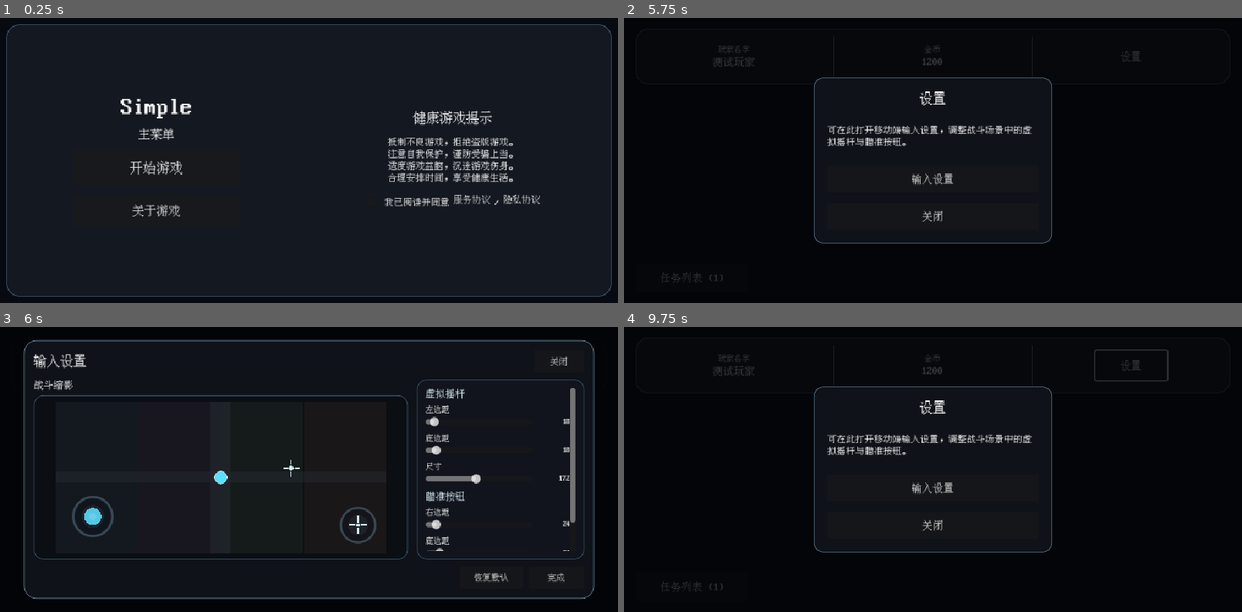
Above: before the commit, frames 1-4 (two rows, left to right).
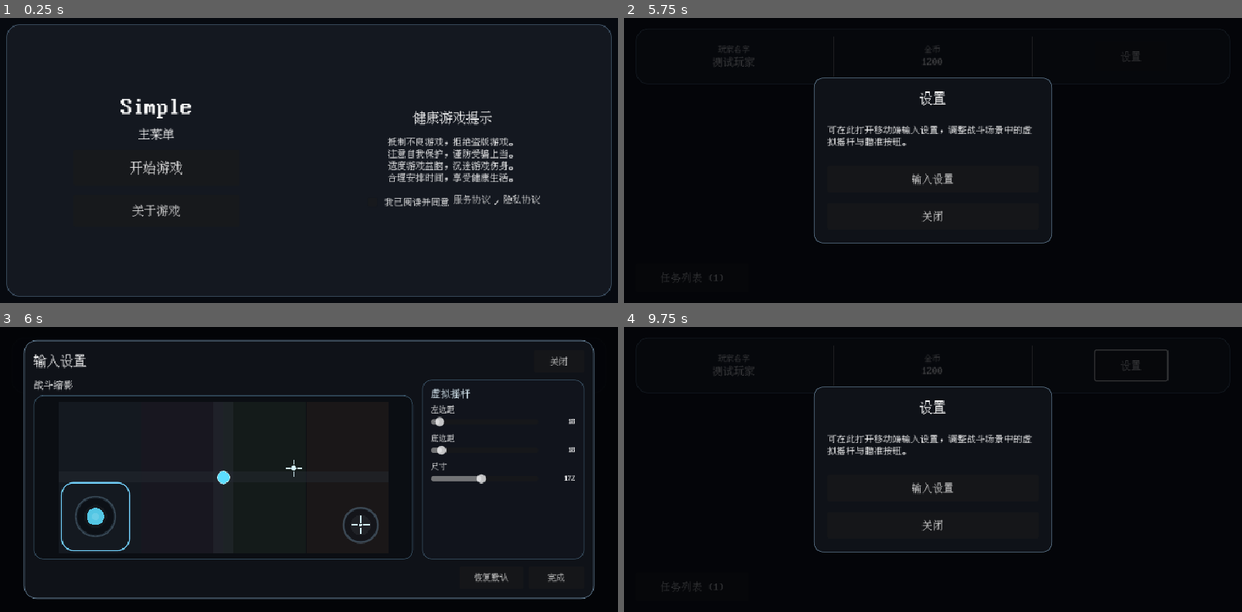
Above: after the commit, the same moments.

Repository: xunx-ii/Simple
Game: Godot game, scene res://scenes/main_menu.tscn
The game is run twice, just before and just after one commit, with the same random seed, the same clock (stepped at 60 frames per second) and the same inputs.
Inputs (mouse positions are in pixels of both pictures, inside the frame that each line leads up to):
- Up to frame 1 (0.25 s): no input
- Up to frame 2 (5.75 s): click "开始游戏" at 0.5 s; click "开始游戏" at 1.25 s; click "关于游戏" at 2 s; click (994, 203) at 2.75 s; click "是" at 3.5 s; click "设置" at 4.25 s; click "任务列表 (1)" at 5 s
- Up to frame 3 (6 s): click "输入设置" at 5.75 s
- Up to frame 4 (9.75 s): click "关闭" at 6.5 s; click "关闭" at 7.25 s; tap Enter at 8, 9.5 s; move the mouse to (1068, 455) at 8.02 s; hold D 8.03-8.75 s; tap Shift at 8.1 s; click (1068, 455) at 8.17 s; tap Space at 8.27, 8.75 s; drag from (809, 483) to (902, 526) at 8.77 s; move the mouse to (994, 406) at 9.52 s; hold D from 9.53 s (still down); tap Tab at 9.6 s; click (994, 406) at 9.67 s

Frames 1-2 are identical in both runs. In frame 3, 2.9% of the frame differs, in the area x 9-94%, y 18-82%; in frame 4, nothing differs.

Commit message:
改为预览选中式输入设置编辑

Diff:
--- a/scripts/ui/input_settings_dialog.gd
+++ b/scripts/ui/input_settings_dialog.gd
@@ -8,16 +8,27 @@
 const UITextsScript = preload("res://scripts/ui/ui_texts.gd")
 const UIFont = preload("res://assets/fonts/vonwaon.ttf")
 
+const SECTION_JOYSTICK := "joystick"
+const SECTION_AIM_BUTTON := "aim_button"
+const ROW_PRIMARY_MARGIN := "primary_margin"
+const ROW_BOTTOM_MARGIN := "margin_bottom"
+const ROW_SIZE := "size"
+
 var current_settings: Dictionary = {}
 var is_syncing_controls: bool = false
+var selected_section := SECTION_JOYSTICK
+var slider_labels: Dictionary = {}
 var slider_controls: Dictionary = {}
 var value_labels: Dictionary = {}
+var preview_selectors: Dictionary = {}
+var preview_selection_frames: Dictionary = {}
 
 var backdrop: ColorRect
 var dialog_panel: PanelContainer
 var preview_root: Control
 var preview_joystick: Control
 var preview_aim_button: Button
+var controls_title_label: Label
 
 
 func _ready() -> void:
@@ -151,7 +162,7 @@
 
 	preview_root = Control.new()
 	preview_root.clip_contents = true
-	preview_root.custom_minimum_size = Vector2(320.0, 148.0)
+	preview_root.custom_minimum_size = Vector2(340.0, 157.0)
 	preview_root.size_flags_horizontal = Control.SIZE_EXPAND_FILL
 	preview_root.size_flags_vertical = Control.SIZE_EXPAND_FILL
 	aspect.add_child(preview_root)
@@ -160,7 +171,7 @@
 	_build_preview_scene(preview_root)
 
 	var controls_panel := PanelContainer.new()
-	controls_panel.custom_minimum_size = Vector2(252.0, 0.0)
+	controls_panel.custom_minimum_size = Vector2(244.0, 0.0)
 	controls_panel.size_flags_horizontal = Control.SIZE_FILL
 	controls_panel.size_flags_vertical = Control.SIZE_EXPAND_FILL
 	controls_panel.add_theme_stylebox_override(
@@ -173,26 +184,21 @@
 	UIThemeHelperScript.set_margin(controls_margin, 12, 12, 12, 12)
 	controls_panel.add_child(controls_margin)
 
-	var controls_scroll := ScrollContainer.new()
-	controls_scroll.size_flags_horizontal = Control.SIZE_EXPAND_FILL
-	controls_scroll.size_flags_vertical = Control.SIZE_EXPAND_FILL
-	controls_margin.add_child(controls_scroll)
-
 	var controls_layout := VBoxContainer.new()
 	controls_layout.size_flags_horizontal = Control.SIZE_EXPAND_FILL
 	controls_layout.size_flags_vertical = Control.SIZE_EXPAND_FILL
 	controls_layout.add_theme_constant_override("separation", 10)
-	controls_scroll.add_child(controls_layout)
-
-	controls_layout.add_child(_build_section_title(UITextsScript.INPUT_SETTINGS_JOYSTICK_SECTION))
-	controls_layout.add_child(_create_slider_row("joystick", "margin_left", UITextsScript.INPUT_SETTINGS_LEFT_MARGIN, 8.0, 280.0, 1.0))
-	controls_layout.add_child(_create_slider_row("joystick", "margin_bottom", UITextsScript.INPUT_SETTINGS_BOTTOM_MARGIN, 8.0, 180.0, 1.0))
-	controls_layout.add_child(_create_slider_row("joystick", "size", UITextsScript.INPUT_SETTINGS_SIZE, 112.0, 240.0, 1.0))
-
-	controls_layout.add_child(_build_section_title(UITextsScript.INPUT_SETTINGS_AIM_BUTTON_SECTION))
-	controls_layout.add_child(_create_slider_row("aim_button", "margin_right", UITextsScript.INPUT_SETTINGS_RIGHT_MARGIN, 8.0, 280.0, 1.0))
-	controls_layout.add_child(_create_slider_row("aim_button", "margin_bottom", UITextsScript.INPUT_SETTINGS_BOTTOM_MARGIN, 8.0, 180.0, 1.0))
-	controls_layout.add_child(_create_slider_row("aim_button", "size", UITextsScript.INPUT_SETTINGS_SIZE, 88.0, 220.0, 1.0))
+	controls_margin.add_child(controls_layout)
+
+	controls_title_label = _build_section_title("")
+	controls_layout.add_child(controls_title_label)
+	controls_layout.add_child(_create_slider_row(ROW_PRIMARY_MARGIN))
+	controls_layout.add_child(_create_slider_row(ROW_BOTTOM_MARGIN))
+	controls_layout.add_child(_create_slider_row(ROW_SIZE))
+
+	var controls_spacer := Control.new()
+	controls_spacer.size_flags_vertical = Control.SIZE_EXPAND_FILL
+	controls_layout.add_child(controls_spacer)
 
 	var footer_row := HBoxContainer.new()
 	footer_row.add_theme_constant_override("separation", 8)
@@ -281,6 +287,8 @@
 	preview_joystick = VirtualJoystickScript.new()
 	root.add_child(preview_joystick)
 	preview_joystick.mouse_filter = Control.MOUSE_FILTER_IGNORE
+	if preview_joystick.has_method("set_controls_enabled"):
+		preview_joystick.set_controls_enabled(false)
 	if preview_joystick.has_method("reset_input"):
 		preview_joystick.reset_input()
 
@@ -288,6 +296,11 @@
 	root.add_child(preview_aim_button)
 	preview_aim_button.mouse_filter = Control.MOUSE_FILTER_IGNORE
 	preview_aim_button.disabled = false
+
+	_create_preview_selector(SECTION_JOYSTICK)
+	_create_preview_selector(SECTION_AIM_BUTTON)
+	_create_preview_selection_frame(SECTION_JOYSTICK)
+	_create_preview_selection_frame(SECTION_AIM_BUTTON)
 
 
 func _build_preview_crosshair(root: Control) -> void:
@@ -334,19 +347,43 @@
 	parent.add_child(segment)
 
 
-func _create_slider_row(
-	section_name: String,
-	key_name: String,
-	label_text: String,
-	min_value: float,
-	max_value: float,
-	step: float
-) -> Control:
+func _create_preview_selector(section_name: String) -> void:
+	var selector := Control.new()
+	selector.mouse_filter = Control.MOUSE_FILTER_STOP
+	selector.mouse_default_cursor_shape = Control.CURSOR_POINTING_HAND
+	selector.gui_input.connect(_on_preview_selector_gui_input.bind(section_name))
+	preview_root.add_child(selector)
+	preview_selectors[section_name] = selector
+
+
+func _create_preview_selection_frame(section_name: String) -> void:
+	var frame := PanelContainer.new()
+	frame.mouse_filter = Control.MOUSE_FILTER_IGNORE
+	frame.add_theme_stylebox_override("panel", _build_selection_frame_style())
+	preview_root.add_child(frame)
+	preview_selection_frames[section_name] = frame
+
+
+func _build_selection_frame_style() -> StyleBoxFlat:
+	var style := StyleBoxFlat.new()
+	style.bg_color = Color(0.0, 0.0, 0.0, 0.0)
+	style.border_width_left = 2
+	style.border_width_top = 2
+	style.border_width_right = 2
+	style.border_width_bottom = 2
+	style.border_color = Color(0.454902, 0.827451, 1.0, 0.96)
+	style.corner_radius_top_left = 18
+	style.corner_radius_top_right = 18
+	style.corner_radius_bottom_right = 18
+	style.corner_radius_bottom_left = 18
+	return style
+
+
+func _create_slider_row(row_id: String) -> Control:
 	var row := VBoxContainer.new()
 	row.add_theme_constant_override("separation", 4)
 
 	var label := Label.new()
-	label.text = label_text
 	_apply_dialog_font(label, 12)
 	row.add_child(label)
 
@@ -355,11 +392,9 @@
 	row.add_child(controls_row)
 
 	var slider := HSlider.new()
-	slider.min_value = min_value
-	slider.max_value = max_value
-	slider.step = step
+	slider.step = 1.0
 	slider.size_flags_horizontal = Control.SIZE_EXPAND_FILL
-	slider.value_changed.connect(_on_slider_value_changed.bind(section_name, key_name))
+	slider.value_changed.connect(_on_slider_value_changed.bind(row_id))
 	controls_row.add_child(slider)
 
 	var value_label := Label.new()
@@ -368,9 +403,9 @@
 	_apply_dialog_font(value_label, 11)
 	controls_row.add_child(value_label)
 
-	var slider_id := "%s.%s" % [section_name, key_name]
-	slider_controls[slider_id] = slider
-	value_labels[slider_id] = value_label
+	slider_labels[row_id] = label
+	slider_controls[row_id] = slider
+	value_labels[row_id] = value_label
 	return row
 
 
@@ -382,11 +417,87 @@
 	return label
 
 
-func _on_slider_value_changed(value: float, section_name: String, key_name: String) -> void:
+func _get_section_config(section_name: String) -> Dictionary:
+	if section_name == SECTION_AIM_BUTTON:
+		return {
+			"title": UITextsScript.INPUT_SETTINGS_AIM_BUTTON_SECTION,
+			"fields": [
+				{
+					"row_id": ROW_PRIMARY_MARGIN,
+					"key": "margin_right",
+					"label": UITextsScript.INPUT_SETTINGS_RIGHT_MARGIN,
+					"min": 8.0,
+					"max": 280.0,
+					"step": 1.0
+				},
+				{
+					"row_id": ROW_BOTTOM_MARGIN,
+					"key": "margin_bottom",
+					"label": UITextsScript.INPUT_SETTINGS_BOTTOM_MARGIN,
+					"min": 8.0,
+					"max": 180.0,
+					"step": 1.0
+				},
+				{
+					"row_id": ROW_SIZE,
+					"key": "size",
+					"label": UITextsScript.INPUT_SETTINGS_SIZE,
+					"min": MobileInputSettingsScript.MIN_AIM_BUTTON_SIZE,
+					"max": MobileInputSettingsScript.MAX_AIM_BUTTON_SIZE,
+					"step": 1.0
+				}
+			]
+		}
+
+	return {
+		"title": UITextsScript.INPUT_SETTINGS_JOYSTICK_SECTION,
+		"fields": [
+			{
+				"row_id": ROW_PRIMARY_MARGIN,
+				"key": "margin_left",
+				"label": UITextsScript.INPUT_SETTINGS_LEFT_MARGIN,
+				"min": 8.0,
+				"max": 280.0,
+				"step": 1.0
+			},
+			{
+				"row_id": ROW_BOTTOM_MARGIN,
+				"key": "margin_bottom",
+				"label": UITextsScript.INPUT_SETTINGS_BOTTOM_MARGIN,
+				"min": 8.0,
+				"max": 180.0,
+				"step": 1.0
+			},
+			{
+				"row_id": ROW_SIZE,
+				"key": "size",
+				"label": UITextsScript.INPUT_SETTINGS_SIZE,
+				"min": MobileInputSettingsScript.MIN_JOYSTICK_SIZE,
+				"max": MobileInputSettingsScript.MAX_JOYSTICK_SIZE,
+				"step": 1.0
+			}
+		]
+	}
+
+
+func _get_field_config(section_name: String, row_id: String) -> Dictionary:
+	var config: Dictionary = _get_section_config(section_name)
+	for field_variant in config.get("fields", []):
+		var field: Dictionary = field_variant
+		if str(field.get("row_id", "")) == row_id:
+			return field
+	return {}
+
+
+func _on_slider_value_changed(value: float, row_id: String) -> void:
 	if is_syncing_controls:
 		return
 
-	current_settings[section_name][key_name] = value
+	var field_config := _get_field_config(selected_section, row_id)
+	if field_config.is_empty():
+		return
+
+	current_settings[selected_section][field_config["key"]] = value
 	current_settings = MobileInputSettingsScript.sanitize_settings(current_settings)
 	MobileInputSettingsScript.save_settings(current_settings)
 	_sync_controls_from_settings()
@@ -398,22 +509,58 @@
 	_sync_controls_from_settings()
 
 
-func _sync_controls_from_settings() -> void:
+func _on_preview_selector_gui_input(event: InputEvent, section_name: String) -> void:
+	var is_mouse_press: bool = event is InputEventMouseButton and event.button_index == MOUSE_BUTTON_LEFT and event.pressed
+	var is_touch_press: bool = event is InputEventScreenTouch and event.pressed
+	if not is_mouse_press and not is_touch_press:
+		return
+
+	_select_section(section_name)
+	accept_event()
+
+
+func _select_section(section_name: String) -> void:
+	if section_name not in [SECTION_JOYSTICK, SECTION_AIM_BUTTON]:
+		return
+
+	selected_section = section_name
+	_refresh_selected_section_controls()
+	_update_preview_selection_frames()
+
+
+func _refresh_selected_section_controls() -> void:
+	if controls_title_label == null:
+		return
+
 	is_syncing_controls = true
-	current_settings = MobileInputSettingsScript.sanitize_settings(current_settings)
-
-	for slider_id in slider_controls.keys():
-		var key_parts: PackedStringArray = String(slider_id).split(".")
-		var section_name: String = key_parts[0]
-		var key_name: String = key_parts[1]
-		var slider: HSlider = slider_controls[slider_id]
-		var value_label: Label = value_labels[slider_id]
-		var section: Dictionary = current_settings.get(section_name, {})
-		var value := float(section.get(key_name, slider.value))
+	var config: Dictionary = _get_section_config(selected_section)
+	controls_title_label.text = str(config.get("title", ""))
+
+	for field_variant in config.get("fields", []):
+		var field: Dictionary = field_variant
+		var row_id := str(field.get("row_id", ""))
+		var label: Label = slider_labels.get(row_id)
+		var slider: HSlider = slider_controls.get(row_id)
+		var value_label: Label = value_labels.get(row_id)
+		if label == null or slider == null or value_label == null:
+			continue
+
+		label.text = str(field.get("label", ""))
+		slider.min_value = float(field.get("min", 0.0))
+		slider.max_value = float(field.get("max", 0.0))
+		slider.step = float(field.get("step", 1.0))
+
+		var section: Dictionary = current_settings.get(selected_section, {})
+		var value := float(section.get(str(field.get("key", "")), slider.value))
 		slider.value = value
 		value_label.text = str(int(round(value)))
 
 	is_syncing_controls = false
+
+
+func _sync_controls_from_settings() -> void:
+	current_settings = MobileInputSettingsScript.sanitize_settings(current_settings)
+	_refresh_selected_section_controls()
 	_update_preview_layout()
 
 
@@ -422,7 +569,37 @@
 		return
 
 	MobileInputSettingsScript.apply_to_controls(preview_root, preview_joystick, preview_aim_button, current_settings)
+	_match_overlay_to_control(preview_selectors.get(SECTION_JOYSTICK), preview_joystick)
+	_match_overlay_to_control(preview_selectors.get(SECTION_AIM_BUTTON), preview_aim_button)
+	_update_preview_selection_frames()
 	preview_root.queue_redraw()
+
+
+func _match_overlay_to_control(overlay: Control, source: Control, padding: float = 0.0) -> void:
+	if overlay == null or source == null:
+		return
+
+	overlay.anchor_left = source.anchor_left
+	overlay.anchor_top = source.anchor_top
+	overlay.anchor_right = source.anchor_right
+	overlay.anchor_bottom = source.anchor_bottom
+	overlay.offset_left = source.offset_left - padding
+	overlay.offset_top = source.offset_top - padding
+	overlay.offset_right = source.offset_right + padding
+	overlay.offset_bottom = source.offset_bottom + padding
+
+
+func _update_preview_selection_frames() -> void:
+	var joystick_frame: Control = preview_selection_frames.get(SECTION_JOYSTICK)
+	var aim_button_frame: Control = preview_selection_frames.get(SECTION_AIM_BUTTON)
+
+	if joystick_frame != null:
+		_match_overlay_to_control(joystick_frame, preview_joystick, 6.0)
+		joystick_frame.visible = selected_section == SECTION_JOYSTICK
+
+	if aim_button_frame != null:
+		_match_overlay_to_control(aim_button_frame, preview_aim_button, 6.0)
+		aim_button_frame.visible = selected_section == SECTION_AIM_BUTTON
 
 
 func _on_backdrop_gui_input(event: InputEvent) -> void:
